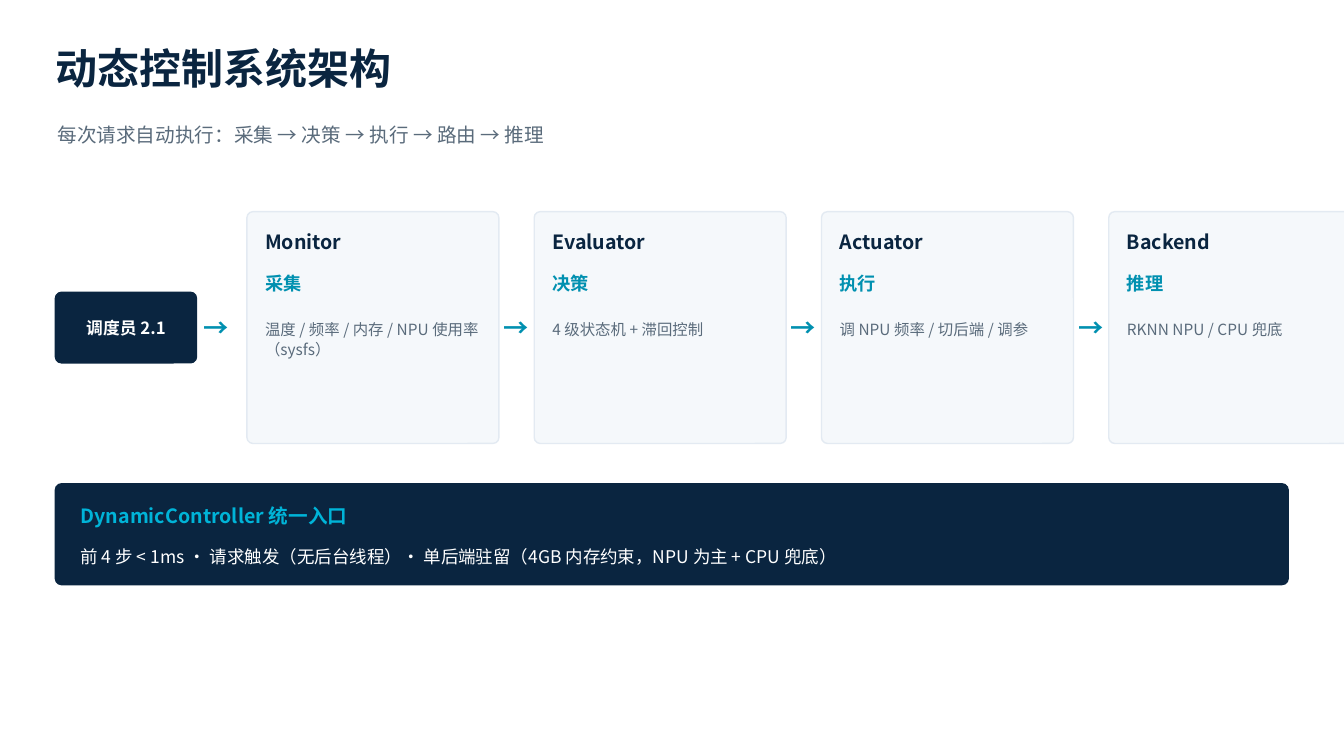
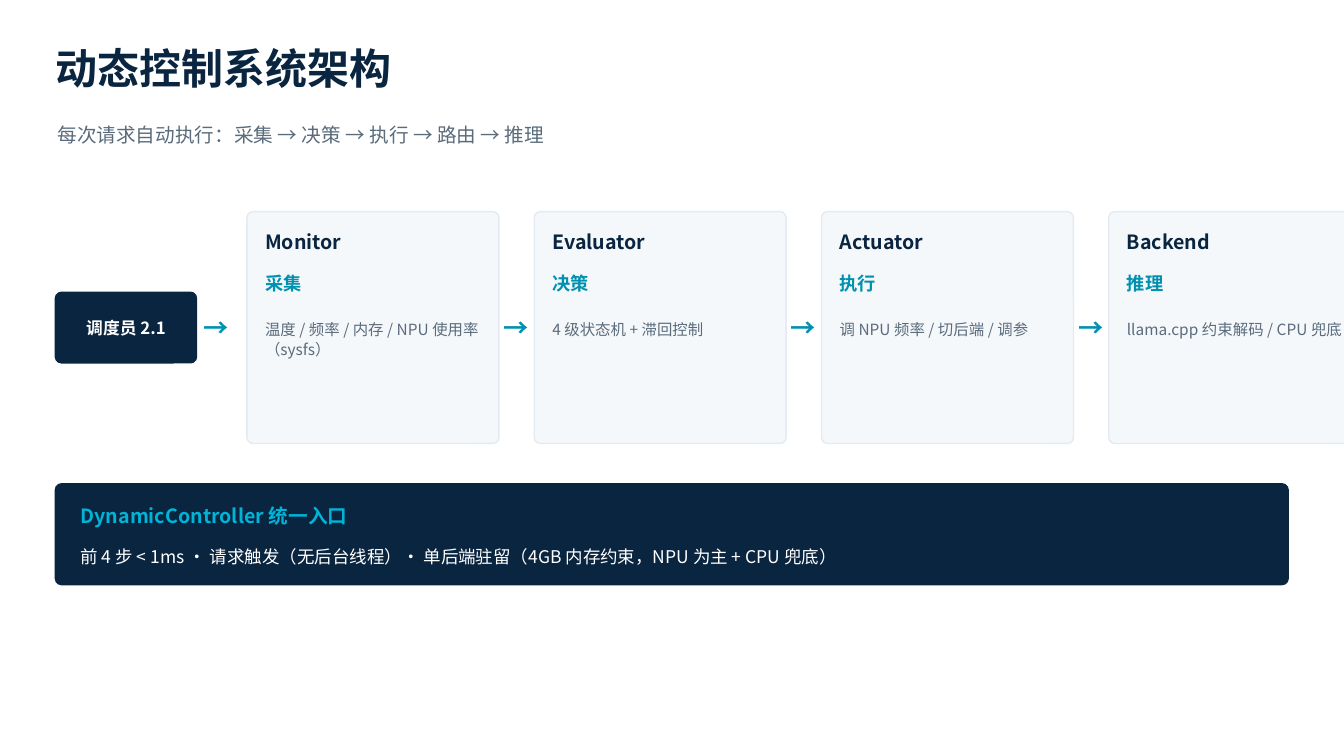
Before and after one commit to qiaoruihao-coder/rk3588---Token-, a slide deck: slide 7 of 1.1模块_答辩PPT.pptx. Drawn at 1344x756 pixels with LibreOffice and Linux fonts; fonts in the diff are those of the drawing. Boxes give left, top, right and bottom in pixels: in the first picture for what was removed or moved away, otherwise in the second. Text is boxed around its words. In the diff, an @@ line names an element or a change of style, - is before the commit and + after.

Commit message:
PPT/进度汇报更新: RKNN/.rknn 路线改为 llama.cpp/Ollama 约束解码
- 答辩PPT: S5三套部署表/架构图/S11总结三步, 清除过时的 RKNN NPU/.rknn 表述,
  改为 llama.cpp/Ollama 约束解码(q4 .gguf) + 动态控制
- 进度汇报docx: 技术栈/交付物/指标(/sys 内存)/下一步全部同步 llama.cpp 约束解码路线,
  dynamic_control 7->10文件, 测试 8->12用例
- 指针指标内存标注'待上板实测确认'(不再写死 <1GB)

```diff
--- a/1.1模块_答辩PPT.pptx
+++ b/1.1模块_答辩PPT.pptx
@@ text at [1127, 322, 1342, 339]: text changed @@
-RKNN NPU / CPU 兜底
+llama.cpp 约束解码 / CPU 兜底
```
Also in this commit, not shown: 3 other slides changed, 1 other file.
